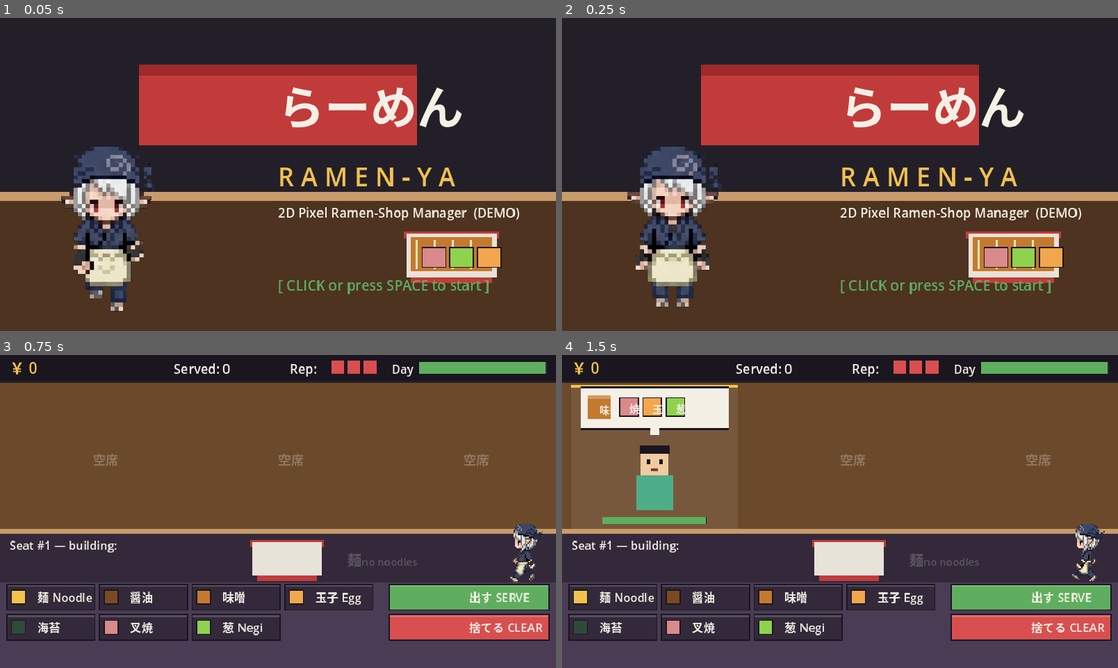
Above: before the commit, frames 1-4 (two rows, left to right).
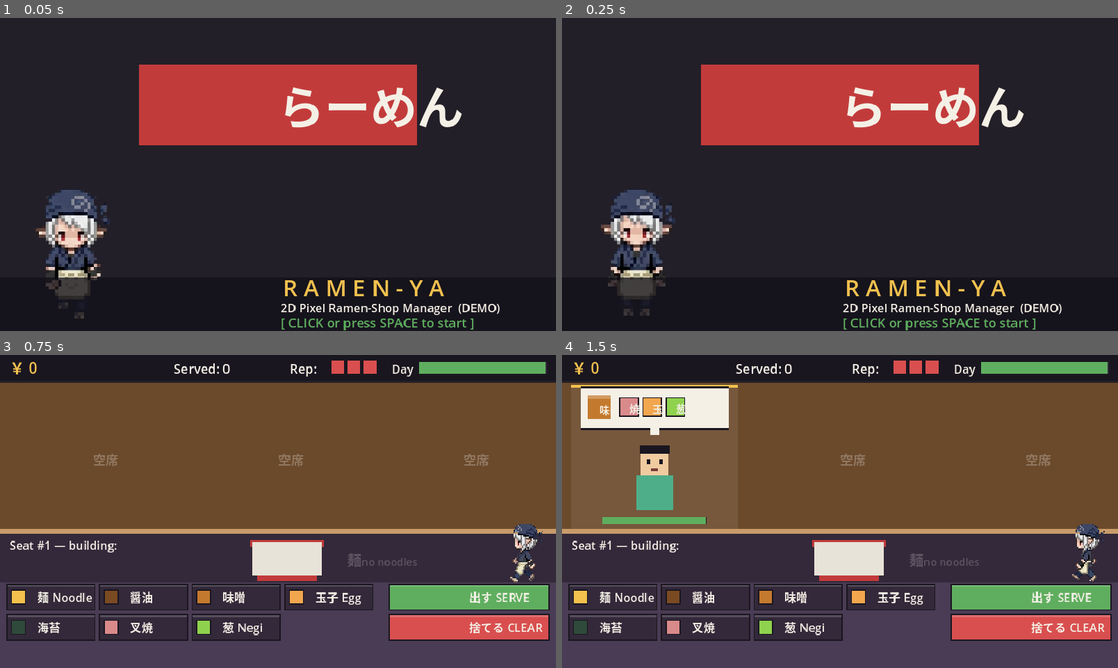
Above: after the commit, the same moments.

Repository: meloalright/ramen-ya
Game: Godot game, scene res://scenes/Main.tscn
The game is run twice, just before and just after one commit, with the same random seed, the same clock (stepped at 60 frames per second) and the same inputs.
Inputs (mouse positions are in pixels of both pictures, inside the frame that each line leads up to):
- Up to frame 1 (0.05 s): no input
- Up to frame 2 (0.25 s): no input
- Up to frame 3 (0.75 s): tap Enter at 0.5, 0.6 s; move the mouse to (400, 495) at 0.52 s; click (400, 495) at 0.67 s
- Up to frame 4 (1.5 s): tap Space at 0.77 s; move the mouse to (728, 527) at 1.27 s; tap R at 1.35 s; click (728, 527) at 1.42 s

The runs differ from the first frame. In frame 1, 48% of the frame differs, in the area x 0-100%, y 14-100%; in frame 2, 48%; in frame 3, nothing differs; in frame 4, nothing differs.

Commit message:
feat: extract ramen-stall art from prop atlas, use as title backdrop
- Connected-component catalog of the convenience-store/ramen prop atlas
- Extracted ramen stall (+full scene) to assets/env/ as transparent PNGs
- Title screen now uses the stall art as backdrop with chef in front
- Re-verified import / runtime / Web export

Co-Authored-By: Claude Opus 4.8 (1M context) <noreply@anthropic.com>

Diff:
--- a/scripts/Main.gd
+++ b/scripts/Main.gd
@@ -81,12 +81,17 @@
 var chef_anim: float = 0.0
 var chef_idx: int = 0
 
+# ---- environment art (extracted from the prop atlas) ----------------
+var stall_tex: Texture2D
+
 
 func _ready() -> void:
 	randomize()
 	font = ThemeDB.fallback_font
 	if ResourceLoader.exists("res://assets/chef_sheet.png"):
 		chef_tex = load("res://assets/chef_sheet.png")
+	if ResourceLoader.exists("res://assets/env/ramen_stall.png"):
+		stall_tex = load("res://assets/env/ramen_stall.png")
 	_build_buttons()
 	set_process(true)
 
@@ -365,24 +370,31 @@
 
 
 func _draw_title() -> void:
-	# backdrop
-	draw_rect(Rect2(0, 150, W, 120), COL_WOOD_D)
-	draw_rect(Rect2(0, 150, W, 8), COL_COUNTER)
-	# noren / banner
-	draw_rect(Rect2(120, 40, 240, 70), COL_BOWL_RIM)
-	draw_rect(Rect2(120, 40, 240, 10), Color("a02a2a"))
-	_text("らーめん", Vector2(240, 92), 40, COL_WHITE, HORIZONTAL_ALIGNMENT_CENTER)
-
-	_text("R A M E N - Y A", Vector2(240, 145), 22, COL_YELLOW, HORIZONTAL_ALIGNMENT_CENTER)
-	_text("2D Pixel Ramen-Shop Manager  (DEMO)", Vector2(240, 172), 11, COL_WHITE, HORIZONTAL_ALIGNMENT_CENTER)
-
-	# the chef + a decorative bowl on the counter
-	_draw_chef(Vector2(95, 256), 150, CHEF_DOWN)
-	_draw_bowl(Vector2(390, 205), "miso", ["chashu", "negi", "egg"], 1.7)
-
-	if int(day_time * 2.0) % 2 == 0 or true:
-		_text("[ CLICK or press SPACE to start ]", Vector2(240, 235), 12,
-			COL_GREEN if (Time_blink()) else COL_WHITE, HORIZONTAL_ALIGNMENT_CENTER)
+	# --- ramen-stall art as the backdrop ---
+	if stall_tex != null:
+		var sw := 472.0
+		var sh := sw * stall_tex.get_height() / float(stall_tex.get_width())
+		draw_texture_rect(stall_tex, Rect2((W - sw) / 2.0, 4, sw, sh), false)
+	else:
+		# fallback if the asset is missing
+		draw_rect(Rect2(120, 40, 240, 70), COL_BOWL_RIM)
+		_text("らーめん", Vector2(240, 92), 40, COL_WHITE, HORIZONTAL_ALIGNMENT_CENTER)
+
+	# the chef stands in front of the stall
+	_draw_chef(Vector2(64, 262), 118, CHEF_DOWN)
+
+	# --- title text on a dark strip for legibility ---
+	draw_rect(Rect2(0, 224, W, 46), Color(0.07, 0.06, 0.09, 0.78))
+	_title_text("R A M E N - Y A", Vector2(244, 240), 20, COL_YELLOW)
+	_title_text("2D Pixel Ramen-Shop Manager  (DEMO)", Vector2(242, 254), 10, COL_WHITE)
+	_title_text("[ CLICK or press SPACE to start ]", Vector2(242, 267), 11,
+		COL_GREEN if Time_blink() else COL_WHITE)
+
+
+# centered text with a 1px ink shadow
+func _title_text(s: String, pos: Vector2, size: int, col: Color) -> void:
+	_text(s, pos + Vector2(1, 1), size, COL_INK, HORIZONTAL_ALIGNMENT_CENTER)
+	_text(s, pos, size, col, HORIZONTAL_ALIGNMENT_CENTER)
 
 
 func Time_blink() -> bool:
